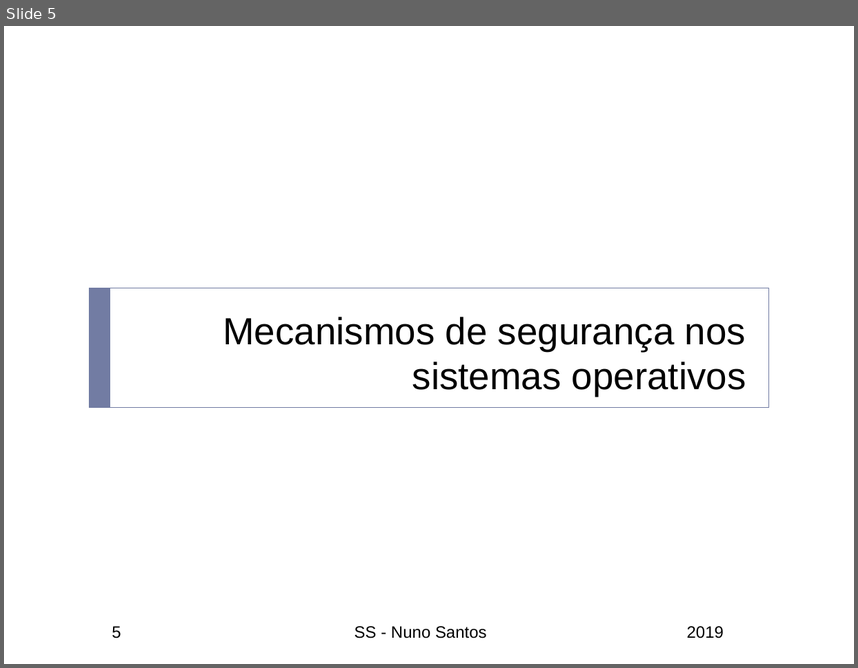
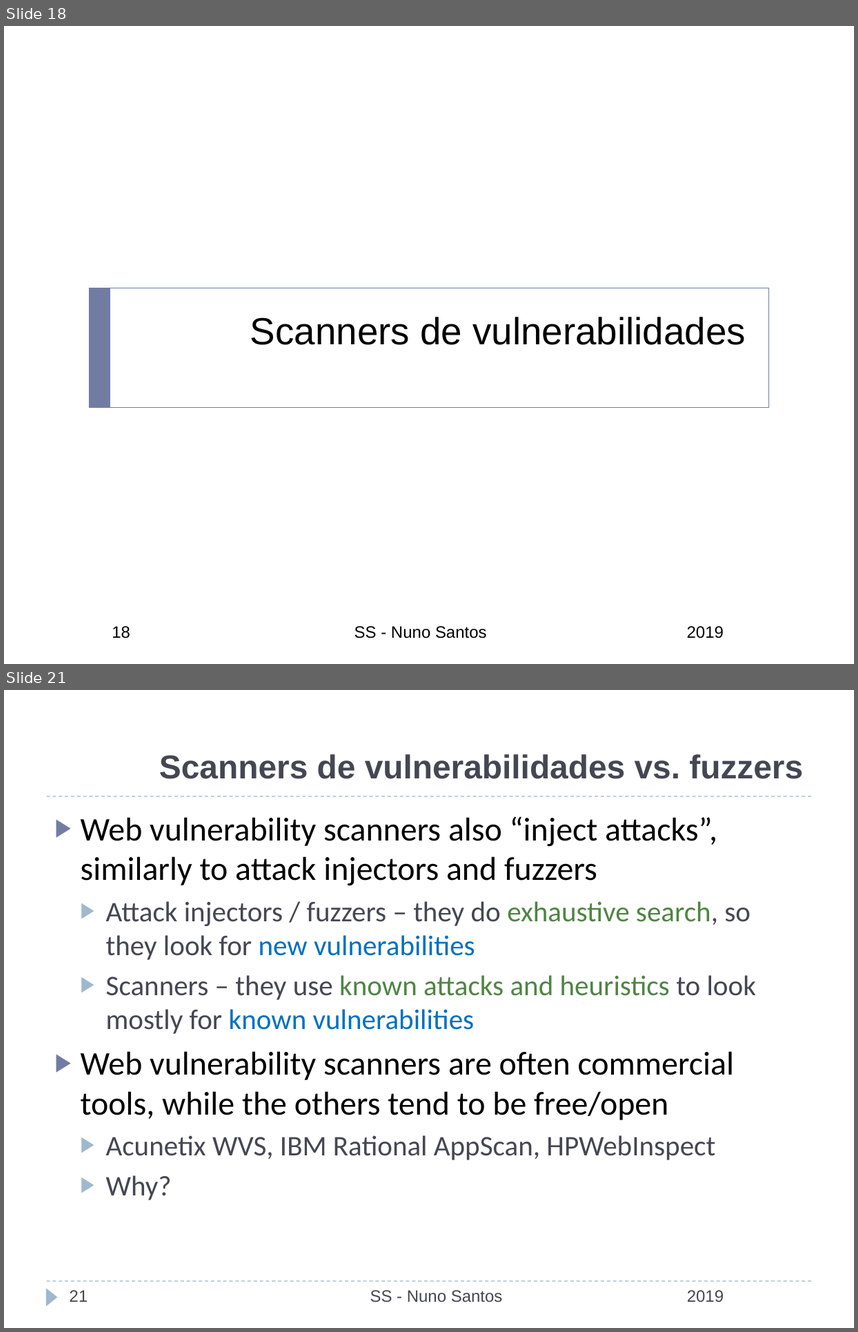
Before and after one commit to nuno-santos/acite2019, a slide deck: teoricas/acite2019-06-auditoria_teste.pptx. Shown one above the other, each under a label of ours: slide 5 before the commit, slides 18 and 21 after it; the slides between them are not shown. The pictures are 858x668 and 858x1332 pixels, drawn with LibreOffice and Linux fonts; fonts in the diff are those of the drawing; background and template pictures are left out. Boxes give left, top, right and bottom in pixels: in the first picture for what was removed or moved away, otherwise in the second. Text is boxed around its words. In the diff, an @@ line names an element or a change of style, - is before the commit and + after.

```diff
--- a/teoricas/acite2019-06-auditoria_teste.pptx
+++ b/teoricas/acite2019-06-auditoria_teste.pptx
@@ slide 21 added at <box>4,690,854,1328</box>, background #FFFFFF @@
@@ title added at <box>159,754,803,779</box>, 28 pt, text #464653, bold @@
+Scanners de vulnerabilidades vs. fuzzers
@@ line added from (47, 796) to (811, 796), #9FB8CD 0.75 pt dashed @@
@@ text added at <box>81,816,756,1200</box>, 24 pt, text #000000 @@
+▶ Web vulnerability scanners also “inject attacks”, similarly to attack injectors and fuzzers
+  ▶ Attack injectors / fuzzers – they do exhaustive search, so they look for new vulnerabilities
+  ▶ Scanners – they use known attacks and heuristics to look mostly for known vulnerabilities
+▶ Web vulnerability scanners are often commercial tools, while the others tend to be free/open
+  ▶ Acunetix WVS, IBM Rational AppScan, HPWebInspect
+  ▶ Why?
@@ line added from (47, 1281) to (811, 1281), #9FB8CD 0.75 pt dashed @@
@@ triangle added at <box>47,1288,58,1305</box>, fill #9FB8CD @@
@@ page number added at <box>70,1290,88,1301</box>, 14 pt, text #464653 @@
+21
@@ text added at <box>370,1290,503,1302</box>, 14 pt, text #464653 @@
+SS - Nuno Santos
@@ text added at <box>687,1290,724,1301</box>, 14 pt, text #464653 @@
+2019
@@ what was slide 5 is now slide 18 @@
@@ slide 18 changed as well @@
@@ title at <box>250,316,746,345</box>: text changed @@
-Mecanismos de segurança nos sistemas operativos
+Scanners de vulnerabilidades
@@ page number at <box>112,626,130,638</box>: text changed @@
-5
+18
```
Also in this commit, not shown: 9 other slides changed, 12 other slides added, 1 slide removed.
